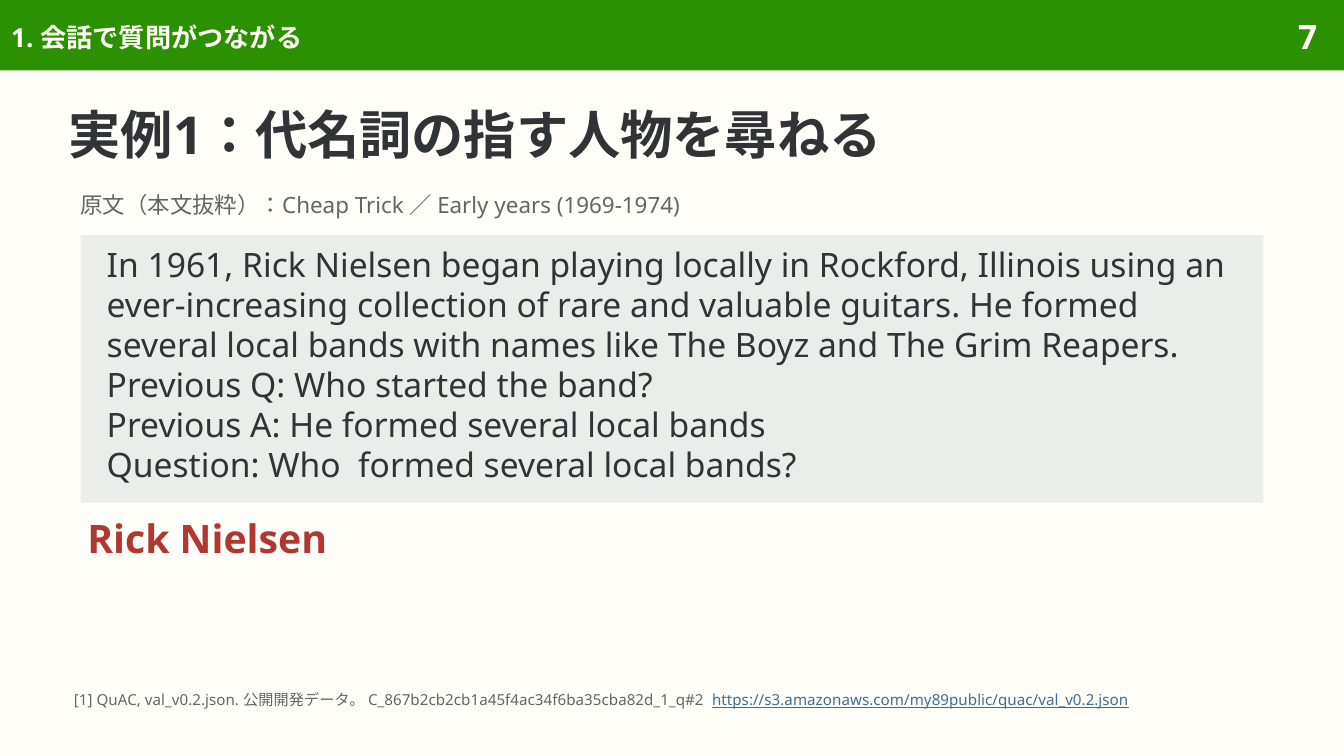
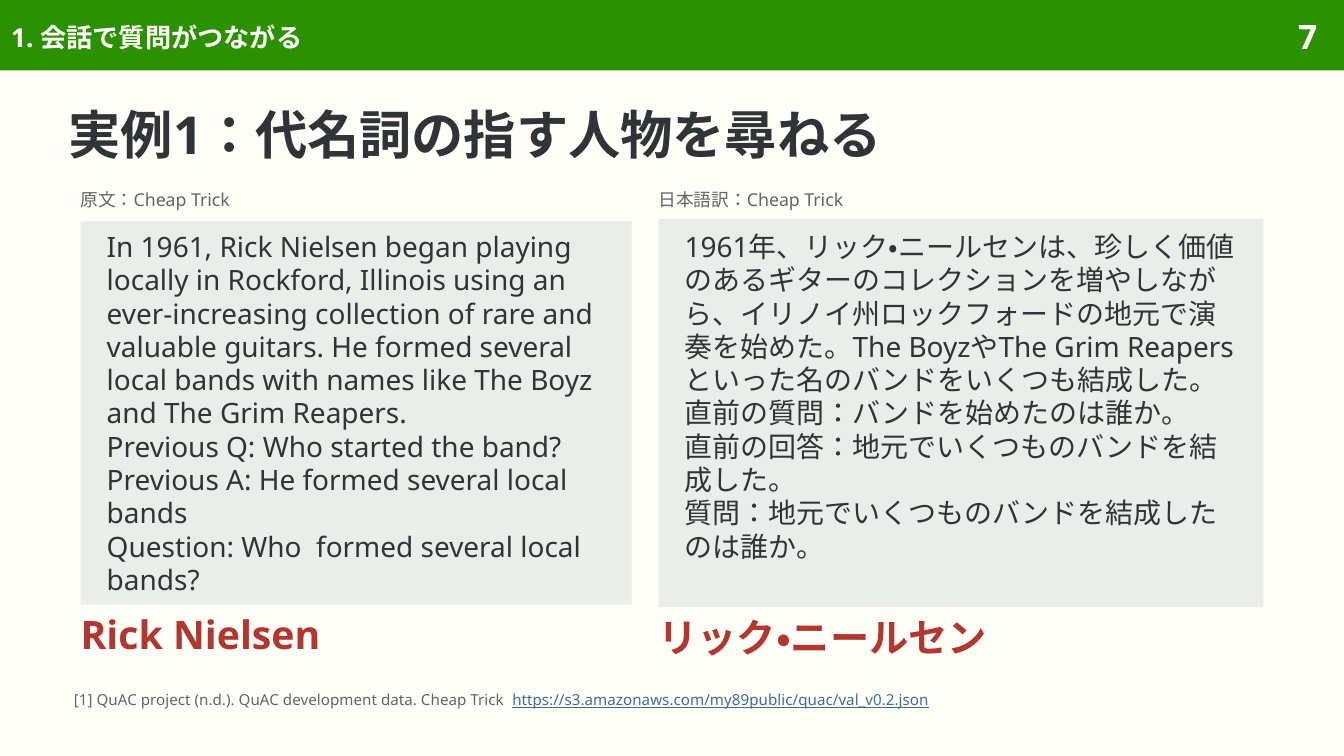
Before and after one commit to sasakiy84/datasets-in-10-minutes, a slide deck: slide 7 of slides/datasets-in-10-minutes-quac.pptx. Drawn at 1344x756 pixels with LibreOffice and Linux fonts; fonts in the diff are those of the drawing. Boxes give left, top, right and bottom in pixels: in the first picture for what was removed or moved away, otherwise in the second. Text is boxed around its words. In the diff, an @@ line names an element or a change of style, - is before the commit and + after.

```diff
--- a/slides/datasets-in-10-minutes-quac.pptx
+++ b/slides/datasets-in-10-minutes-quac.pptx
@@ text at <box>81,191,230,210</box>: text changed; size 12 to 9.5 pt @@
-原文（本文抜粋）：Cheap Trick ／ Early years (1969-1974)
+原文：Cheap Trick
@@ text added at <box>659,191,843,210</box>, 9.5 pt, text #626669 @@
+日本語訳：Cheap Trick
@@ rectangle "In 1961, Rick Nielsen began ...": place and size @@
-rectangle "In 1961, Rick Nielsen began ..." at <box>81,235,1263,503</box>
+rectangle "In 1961, Rick Nielsen began ..." at <box>81,222,632,605</box>
@@ rectangle "In 1961, Rick Nielsen began ..." at <box>81,222,632,605</box>: size 18 to 15 pt; line spacing 21.4pt to 17.8pt @@
@@ rectangle added at <box>659,219,1263,607</box>, fill #EBEDEB, 15 pt, text #303437 @@
+1961年、リック・ニールセンは、珍しく価値のあるギターのコレクションを増やしながら、イリノイ州ロックフォードの地元で演奏を始めた。The BoyzやThe Grim Reapersといった名のバンドをいくつも結成した。
+直前の質問：バンドを始めたのは誰か。
+直前の回答：地元でいくつものバンドを結成した。
+質問：地元でいくつものバンドを結成したのは誰か。
@@ text "Rick Nielsen": place and size @@
-text "Rick Nielsen" at <box>87,523,327,554</box>
+text "Rick Nielsen" at <box>81,619,320,650</box>
@@ text added at <box>659,619,987,656</box>, 21 pt, text #B13731, bold @@
+リック・ニールセン
@@ text at <box>74,693,928,709</box>: text changed; text colour #626669 to #3F6F8F @@
-[1] QuAC, val_v0.2.json. 公開開発データ。 C_867b2cb2cb1a45f4ac34f6ba35cba82d_1_q#2 https://s3.amazonaws.com/my89public/quac/val_v0.2.json
+[1] QuAC project (n.d.). QuAC development data. Cheap Trick https://s3.amazonaws.com/my89public/quac/val_v0.2.json
```
Also in this commit, not shown: 48 other slides changed, 1 slide added, 13 slides removed, 41 other files.
